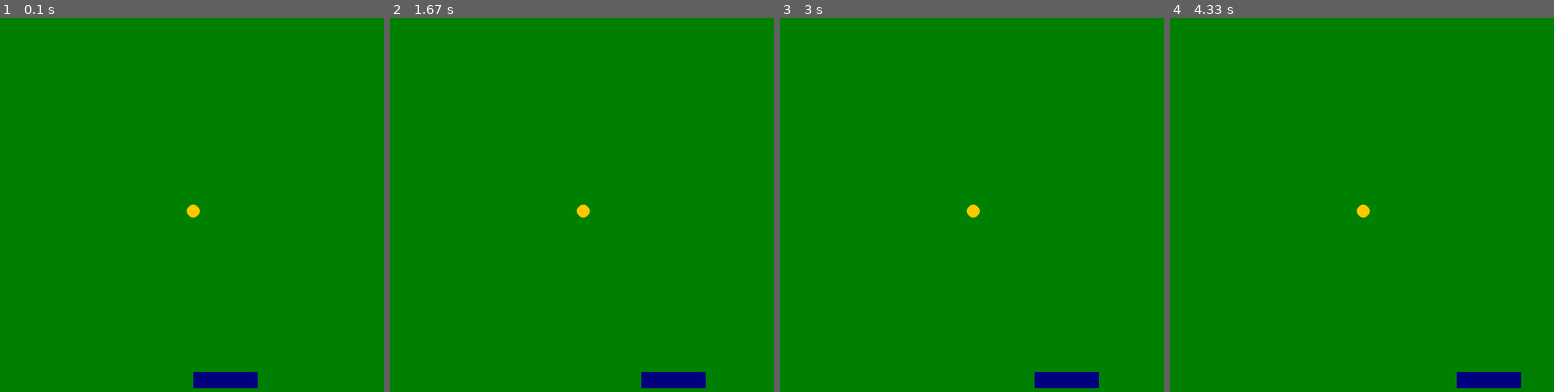
Above: before the commit, frames 1-4 (left to right).
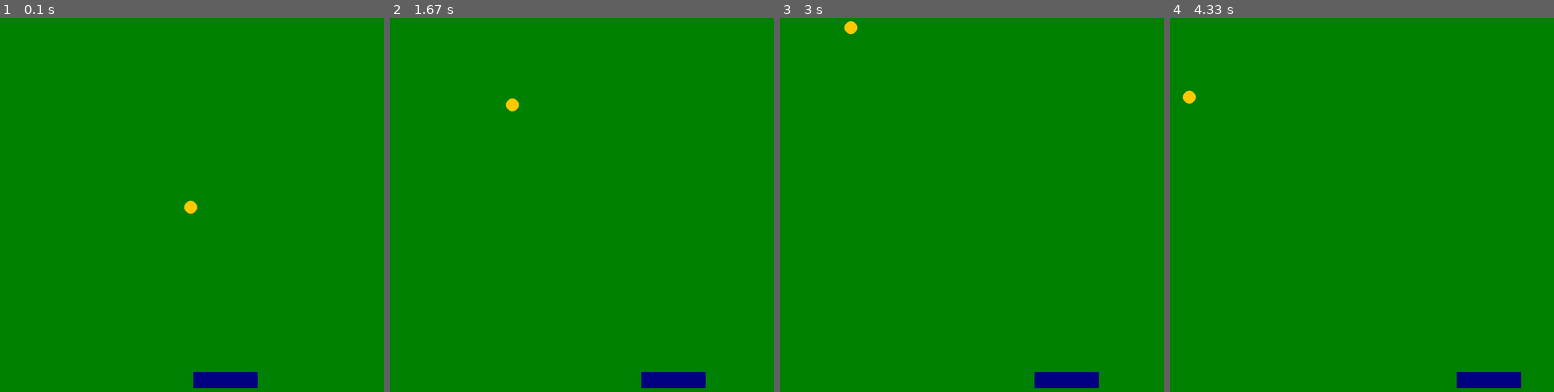
Above: after the commit, the same moments.

Repository: ArcanianArcher/Pygame-Arcade
Game: pygame game, started from Test Game.py
Two runs of this game, one before a commit and one after it. Both use one fixed random seed, a clock stepped at 60 frames per second and the inputs below.
Inputs:
- Up to frame 1 (0.1 s): no input
- Up to frame 2 (1.67 s): hold Right 0.33-0.8 s; hold Right 0.83-1.3 s; hold Left from 1.33 s (still down)
- Up to frame 3 (3 s): release Left at 1.87 s; hold Left 1.9-2.3 s; hold Right 2.33-2.97 s
- Up to frame 4 (4.33 s): hold Left 3-3.47 s; hold Right 3.5-3.97 s; hold Right from 4 s (still down)

The runs differ from the first frame. In frame 1, less than 0.1% of the frame differs, in the area x 47-53%, y 48-54%; in frame 2, 0.2%, in the area x 30-53%, y 21-54%; in frame 3, 0.2%; in frame 4, 0.2%.

Commit message:
The ball is moving.
Completely unrelated news: the ball is not working anymore.

Diff:
--- a/Arcade.py
+++ b/Arcade.py
@@ -3,8 +3,7 @@
 # 2016
 # A collection of games built using pygame by the ICS4U-02 class, all running in a virtual arcade.
 
-# TODO: fix background, allow user to adjust window size on init, collision detect,
-#       arcade procedure for surface generation (w/ transparency)
+# TODO: fix background, allow user to adjust window size on init, collision detect
 
 import pygame, sys, os
 from pygame.locals import *
@@ -68,8 +67,10 @@
         pygame.display.update(previous_areas)
         previous_areas = update_areas[:]
 
-    def makeSurface(self):
-        pass
+    def makeSurface(self, width, height, alpha = 0):
+        if alpha:
+            return pygame.Surface((width,height), pygame.SRCALPHA, 32).convert_alpha()
+        return pygame.Surface((width,height))
 
     def setCaption(self, file):
         pygame.display.set_caption(os.path.basename(file).split('.')[0])
--- a/Test Game.py
+++ b/Test Game.py
@@ -1,4 +1,4 @@
-import pygame, os
+import pygame, os, sys
 from pygame.locals import *
 from Arcade import arcade
 from colours import *
@@ -8,12 +8,12 @@
     arcade.setCaption(__file__)
 
     ball_x, ball_y = 290, 290
-    ball = pygame.Surface((600,600), pygame.SRCALPHA, 32).convert_alpha()
+    ball = arcade.makeSurface(20,20,1)
     pygame.draw.circle(ball, gold, (10,10), 10)
     speed_x, speed_y = 3, 3
 
     player_x, player_y = 300, 550
-    player = pygame.Surface((100, 25))
+    player = arcade.makeSurface(100, 25)
     player.fill(navy,(0,0,100,25))
 
     background = pygame.Surface((600,600))
@@ -23,6 +23,9 @@
     last = pygame.time.get_ticks()
     cooldown = 10
     alive = True
+
+    dy = 3
+    dx = 2
 
     while alive:
         arcade.getEvents()
@@ -35,7 +38,22 @@
                 player_x -= 5
             if pressed[K_d] or pressed[K_RIGHT]:
                 player_x += 5
+            if pressed[K_ESCAPE]:
+                pygame.quit()
+                sys.exit()
 
+            ball_y -= dy
+            ball_x -= dx
+
+            if ball_y <= 0:
+                dy *= -1
+            if ball_y >= 600:
+                #you lose
+                dy *= -1
+            if ball_x <= 0:
+                dx *= -1
+            if ball_x >= 600:
+                dx *= -1
 
             arcade.drawBackground(background)
             arcade.draw((player, player_x, player_y),
